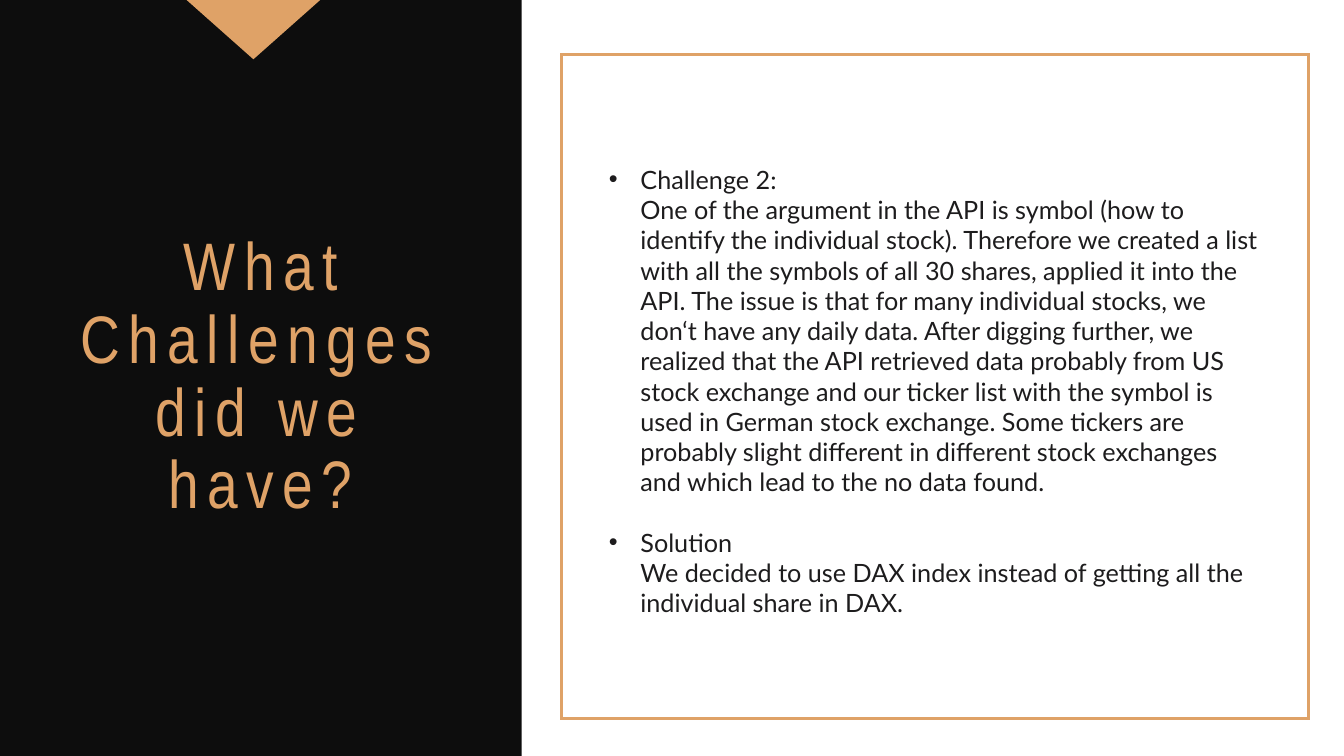
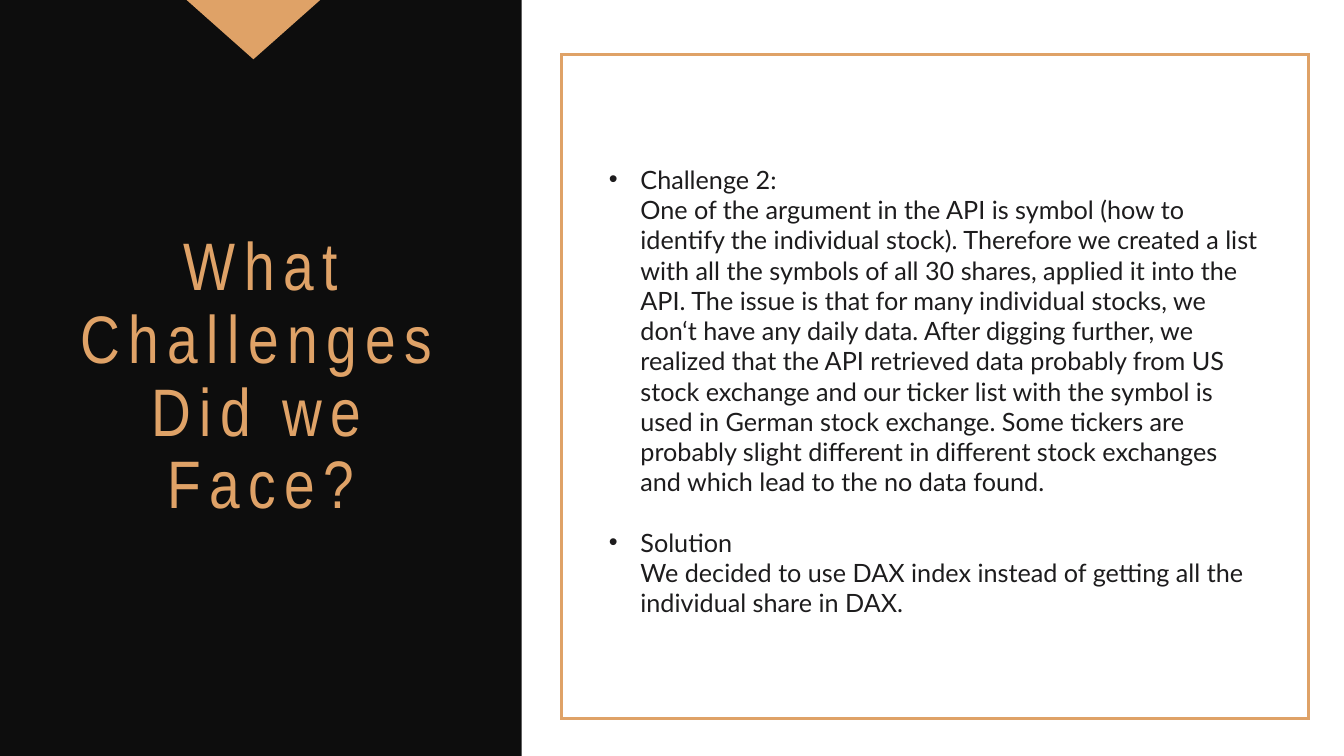
Before and after one commit to Shinan-tech/Share_Data, a slide deck: slide 7 of Final Presentation.pptx. Drawn at 1344x756 pixels with LibreOffice and Linux fonts; fonts in the diff are those of the drawing. Boxes give left, top, right and bottom in pixels: in the first picture for what was removed or moved away, otherwise in the second. Text is boxed around its words. In the diff, an @@ line names an element or a change of style, - is before the commit and + after.

```diff
--- a/Final Presentation.pptx
+++ b/Final Presentation.pptx
@@ text at <box>81,314,432,509</box>: text changed @@
-Challenges did we have?
+Challenges Did we Face?
```
Also in this commit, not shown: 5 other slides changed, 1 slide added, 1 slide removed, 1 other file.
